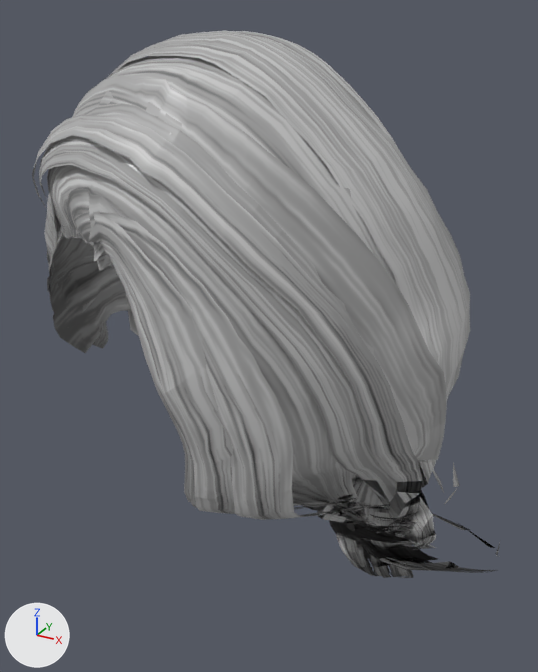
Two versions of the glTF model public/models/daz_hair_adrienne_updo.glb, one commit apart.
One viewpoint serves both versions: a 50 mm lens placed at (0.2, -0.317, 0.174), pointed at (0.025, 0.002, 0.015). Arrows for +X, +Y and +Z are at lower left; the lights stay in place. The older version comes first. Vertices at exactly the same position are counted once.

Names of what the first picture shows: 'daz_hair_adrienne_updo'.
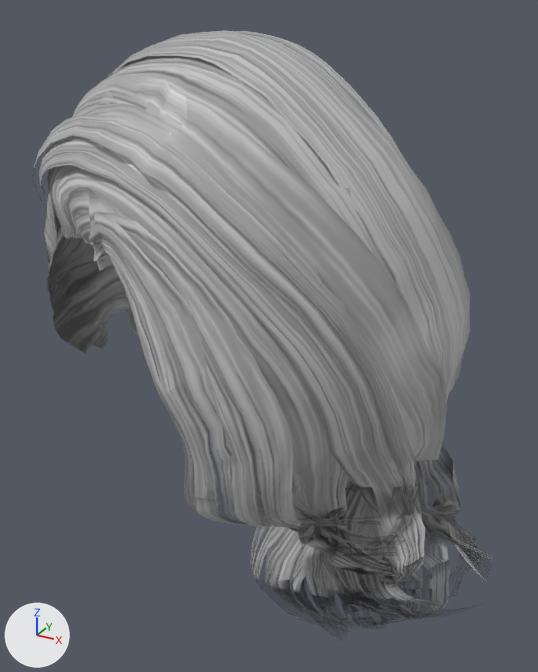
Boxes [x1, y1, x2, y2] around the edits, measured in the pictures (538 x 672 px):
'daz_hair_adrienne_updo', reshaped (11% taller)
    before: [32, 30, 500, 578]
    after: [32, 30, 494, 640]
part 1 of me_daz_hair_adrienne_updo, added
    after: [320, 508, 450, 625]
part 2 of me_daz_hair_adrienne_updo, deleted
    before: [345, 519, 410, 533]
part 3 of me_daz_hair_adrienne_updo, deleted
    before: [326, 511, 360, 522]
part 4 of me_daz_hair_adrienne_updo, deleted
    before: [457, 522, 495, 548]
part 5 of me_daz_hair_adrienne_updo, built on
    before: [184, 436, 498, 578]
    after: [184, 431, 494, 640]
part 6 of me_daz_hair_adrienne_updo, edited (looks the same)
    both: [32, 30, 470, 516]

Edits to the bpy script that builds the scene:
```text
Add mat_daz_hair_adrienne_updo_mat_1:
    mat_daz_hair_adrienne_updo_mat_1 = principled_material('daz_hair_adrienne_updo_Mat')
    mat_daz_hair_adrienne_updo_mat_1.texture = img_image_0  # with its transparency
    mat_daz_hair_adrienne_updo_mat_1.roughness = 0.46
Change me_daz_hair_adrienne_updo:
    used by ob_daz_hair_adrienne_updo; location = (0.0, 0.0, 0.0)
    remove me_daz_hair_adrienne_updo.from_pydata(...)  # 5396 vertices, 8112 faces; spans x -0.092..0.161, y -0.111..0.125, z -0.106..0.165
    add me_daz_hair_adrienne_updo.from_pydata(...)  # 6603 vertices, 10241 faces; spans x -0.092..0.161, y -0.111..0.125, z -0.136..0.165
    me_daz_hair_adrienne_updo part 1: a new loose piece of 246 vertices spanning x 0.069..0.142, y -0.04..0.081, z -0.124..0.072, in mat_daz_hair_adrienne_updo_mat_1 (picture img_image_0)
    me_daz_hair_adrienne_updo part 2: the loose piece of 58 vertices spanning x 0.086..0.119, y -0.033..-0.019, z -0.062..-0.056 is deleted
    me_daz_hair_adrienne_updo part 3: the loose piece of 11 vertices spanning x 0.078..0.093, y -0.036..-0.023, z -0.065..-0.06 is deleted
    me_daz_hair_adrienne_updo part 4: the loose piece of 4 vertices spanning x 0.136..0.156, y -0.009..-0.008, z -0.066..-0.057 is deleted
    me_daz_hair_adrienne_updo part 5: 609 vertices moved from x 0.035..0.13, y -0.095..0.046, z -0.104..-0.013 to x 0.035..0.13, y -0.096..0.046, z -0.104..-0.013; 293 vertices removed from x 0.064..0.159, y -0.042..0.018, z -0.106..-0.045; 1338 vertices added at x -0.034..0.161, y -0.057..0.101, z -0.136..0.056
    me_daz_hair_adrienne_updo part 6: 7525 faces spanning x -0.092..0.13, y -0.111..0.125, z -0.104..0.165 switch from mat_daz_hair_adrienne_updo_mat to mat_daz_hair_adrienne_updo_mat_1 (picture img_image_0)
    other edits to the shape of me_daz_hair_adrienne_updo do not show in these pictures
```
